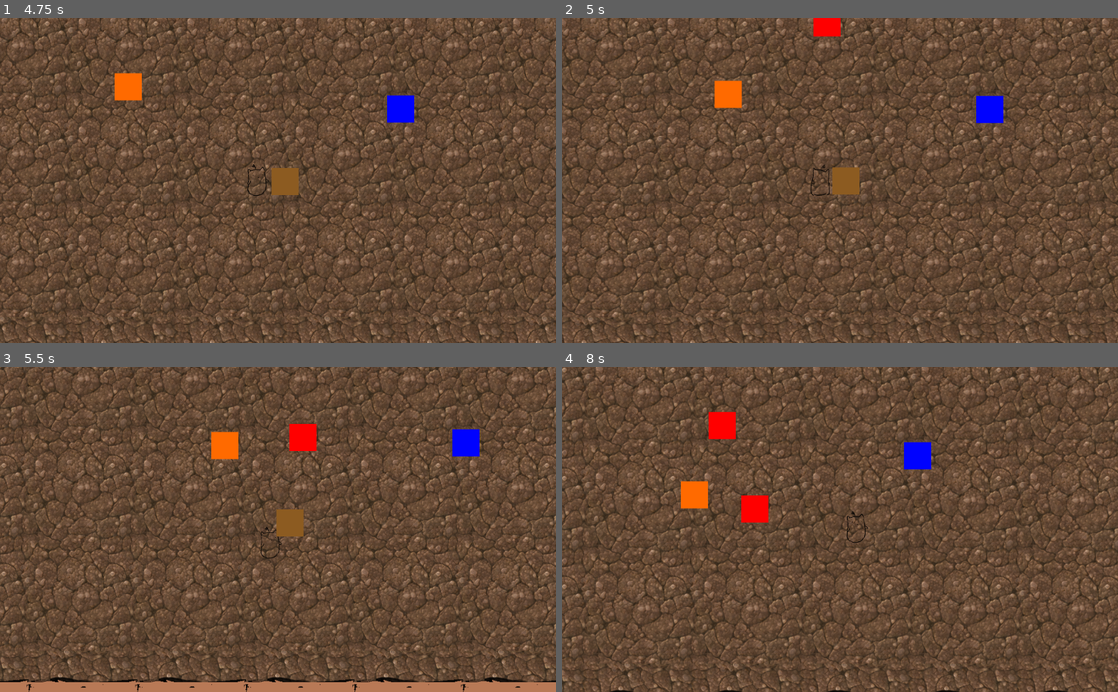
Above: before the commit, frames 1-4 (two rows, left to right).
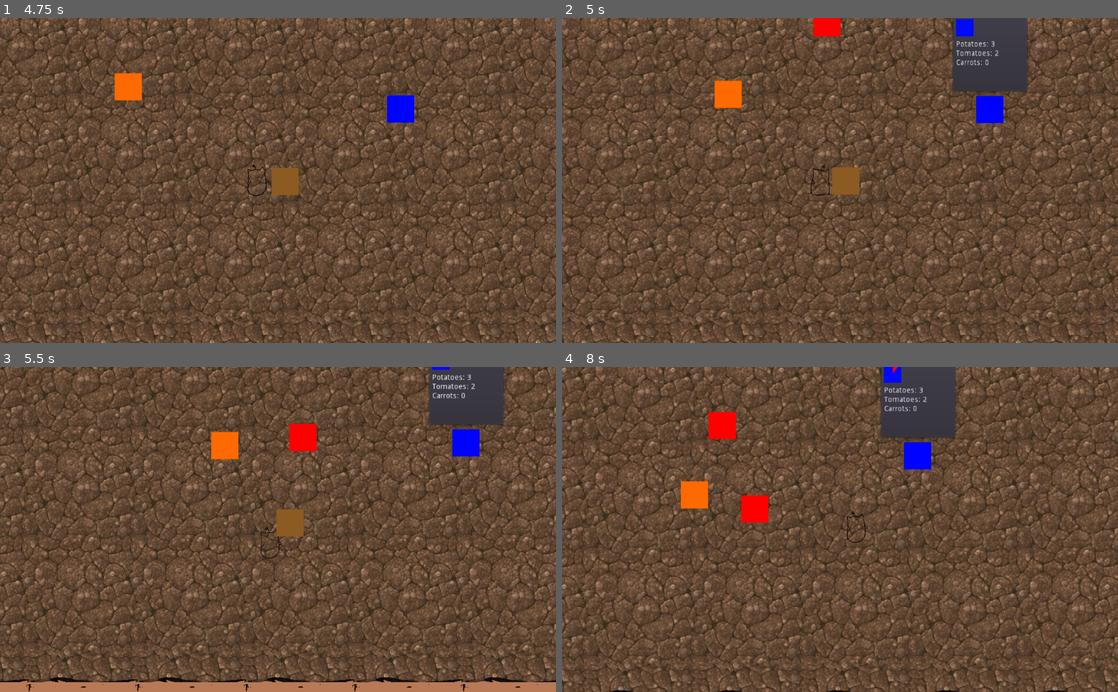
Above: after the commit, the same moments.

Repository: freejelliott/ldjam52
Game: Godot game, scene res://Game.tscn
The game is run twice, just before and just after one commit, with the same random seed, the same clock (stepped at 60 frames per second) and the same inputs.
Inputs:
- Up to frame 1 (4.75 s): hold D (move_right) 0.53-1.28 s; hold S (move_down) 1.28-2.03 s; hold D (move_right) 2.03-2.78 s; hold W (move_up) 2.78-3.53 s; hold A (move_left) from 3.53 s (still down)
- Up to frame 2 (5 s): keep holding A (move_left)
- Up to frame 3 (5.5 s): release A (move_left) at 5.03 s; hold S (move_down) from 5.03 s (still down)
- Up to frame 4 (8 s): release S (move_down) at 5.78 s; hold D (move_right) 5.78-6.53 s; hold W (move_up) 6.53-7.28 s; hold D (move_right) from 7.28 s (still down)

Frame 1 is identical in both runs. In frame 2, 2.9% of the frame differs, in the area x 70-84%, y 0-23%; in frame 3, 2.3%; in frame 4, 2.8%.

Commit message:
You can give vegetables to dens.

Diff:
--- /dev/null
+++ b/den/Den.gd
@@ -0,0 +1,85 @@
+extends Node2D
+
+var Vegetable = preload('res://vegetable/Vegetable.gd')
+
+# Declare member variables here. Examples:
+# var a: int = 2
+# var b: String = "text"
+
+onready var request_timer: Timer = $RequestTimer
+onready var new_request_timer: Timer = $NewRequestTimer
+onready var control: Control = $Control
+onready var label: Label = $Control/PanelContainer/Label
+onready var progress: TextureProgress = $Control/PanelContainer/TextureProgress
+
+
+var requested_vegetables: Dictionary = {}
+
+
+# Called when the node enters the scene tree for the first time.
+func _ready() -> void:
+    control.visible = false
+    pass # Replace with function body.
+
+
+func _process(delta: float) -> void:
+    if !request_timer.is_stopped():
+        progress.value = ((request_timer.wait_time - request_timer.time_left)/float(request_timer.wait_time)) * 100
+
+func vegetables_equal(v1: Dictionary, v2: Dictionary) -> bool:
+    for key in v1:
+        if v1[key] != v2[key]:
+            return false
+    return true
+
+func cancel_request() -> void:
+    requested_vegetables.clear()
+    new_request_timer.start()
+    request_timer.stop()
+    control.visible = false
+
+func _on_RequestTimer_timeout() -> void:
+    # TODO: Get angry that the request wasn't completed.
+    print('Den request timed out')
+    cancel_request()
+
+
+func _on_NewRequestTimer_timeout() -> void:
+    for vegetable_type in Vegetable.VegetableType.values():
+        requested_vegetables[vegetable_type] = 0
+
+    for i in rand_range(1, 6):
+        requested_vegetables[Vegetable.VegetableType.values()[rand_range(0, Vegetable.VegetableType.size())]] += 1
+    print('Den wants %s' % [requested_vegetables])
+    request_timer.start()
+    label.text = ''
+    label.text += 'Potatoes: %d\n' % requested_vegetables[Vegetable.VegetableType.Potato]
+    label.text += 'Tomatoes: %d\n' % requested_vegetables[Vegetable.VegetableType.Tomato]
+    label.text += 'Carrots: %d' % requested_vegetables[Vegetable.VegetableType.Carrot]
+    control.visible = true
+
+
+func _on_Area2D_area_entered(area:Area2D) -> void:
+    if requested_vegetables.empty():
+        print('Den has no request')
+        return
+
+    var player = area.get_parent()
+
+    var player_vegetables = {}
+    for vegetable_type in Vegetable.VegetableType.values():
+        player_vegetables[vegetable_type] = 0
+
+    for vegetable in player.get_vegetables():
+        player_vegetables[vegetable.vegetable_type] += 1
+
+    print('Player hit den holding %s' % [player_vegetables])
+
+    if !vegetables_equal(player_vegetables, requested_vegetables):
+        print('Player brought wrong vegetables')
+        return
+
+    print('Player brought correct vegetables')
+
+    cancel_request()
+    player.drop_all_vegetables()
--- a/den/Den.tscn
+++ b/den/Den.tscn
@@ -1,4 +1,6 @@
-[gd_scene load_steps=3 format=2]
+[gd_scene load_steps=9 format=2]
+
+[ext_resource path="res://den/Den.gd" type="Script" id=1]
 
 [sub_resource type="Gradient" id=3]
 offsets = PoolRealArray( 0.450262 )
@@ -8,8 +10,80 @@
 gradient = SubResource( 3 )
 width = 50
 
+[sub_resource type="CircleShape2D" id=4]
+radius = 25.0
+
+[sub_resource type="Gradient" id=5]
+offsets = PoolRealArray( 0 )
+colors = PoolColorArray( 0, 0.0419922, 1, 1 )
+
+[sub_resource type="GradientTexture2D" id=6]
+gradient = SubResource( 5 )
+width = 32
+height = 32
+
+[sub_resource type="Gradient" id=7]
+offsets = PoolRealArray( 0 )
+colors = PoolColorArray( 1, 0, 0, 1 )
+
+[sub_resource type="GradientTexture2D" id=8]
+gradient = SubResource( 7 )
+width = 32
+height = 32
+
 [node name="Den" type="Node2D"]
+script = ExtResource( 1 )
 
 [node name="Sprite" type="Sprite" parent="."]
 scale = Vector2( 1, 50 )
 texture = SubResource( 2 )
+
+[node name="NewRequestTimer" type="Timer" parent="."]
+wait_time = 5.0
+one_shot = true
+autostart = true
+
+[node name="RequestTimer" type="Timer" parent="."]
+wait_time = 30.0
+one_shot = true
+
+[node name="Area2D" type="Area2D" parent="."]
+collision_layer = 0
+monitorable = false
+
+[node name="CollisionShape2D" type="CollisionShape2D" parent="Area2D"]
+shape = SubResource( 4 )
+
+[node name="Control" type="Control" parent="."]
+margin_left = -48.0
+margin_top = -119.0
+margin_right = 48.0
+margin_bottom = -39.0
+
+[node name="PanelContainer" type="PanelContainer" parent="Control"]
+margin_left = -21.0
+margin_top = -55.0
+margin_right = 119.0
+margin_bottom = 87.0
+
+[node name="TextureProgress" type="TextureProgress" parent="Control/PanelContainer"]
+margin_left = 7.0
+margin_top = 7.0
+margin_right = 133.0
+margin_bottom = 135.0
+texture_under = SubResource( 6 )
+texture_progress = SubResource( 8 )
+fill_mode = 4
+
+[node name="Label" type="Label" parent="Control/PanelContainer"]
+margin_left = 7.0
+margin_top = 47.0
+margin_right = 133.0
+margin_bottom = 95.0
+text = "potato: 2
+tomato: 1
+carrot: 3"
+
+[connection signal="timeout" from="NewRequestTimer" to="." method="_on_NewRequestTimer_timeout"]
+[connection signal="timeout" from="RequestTimer" to="." method="_on_RequestTimer_timeout"]
+[connection signal="area_entered" from="Area2D" to="." method="_on_Area2D_area_entered"]
--- a/player/Player.gd
+++ b/player/Player.gd
@@ -33,6 +33,9 @@
     exert = exert.normalized()
     applied_force = exert*force
 
+func get_vegetables():
+    return vegetables
+
 func get_last_vegetable():
     if vegetables.empty():
         return null
